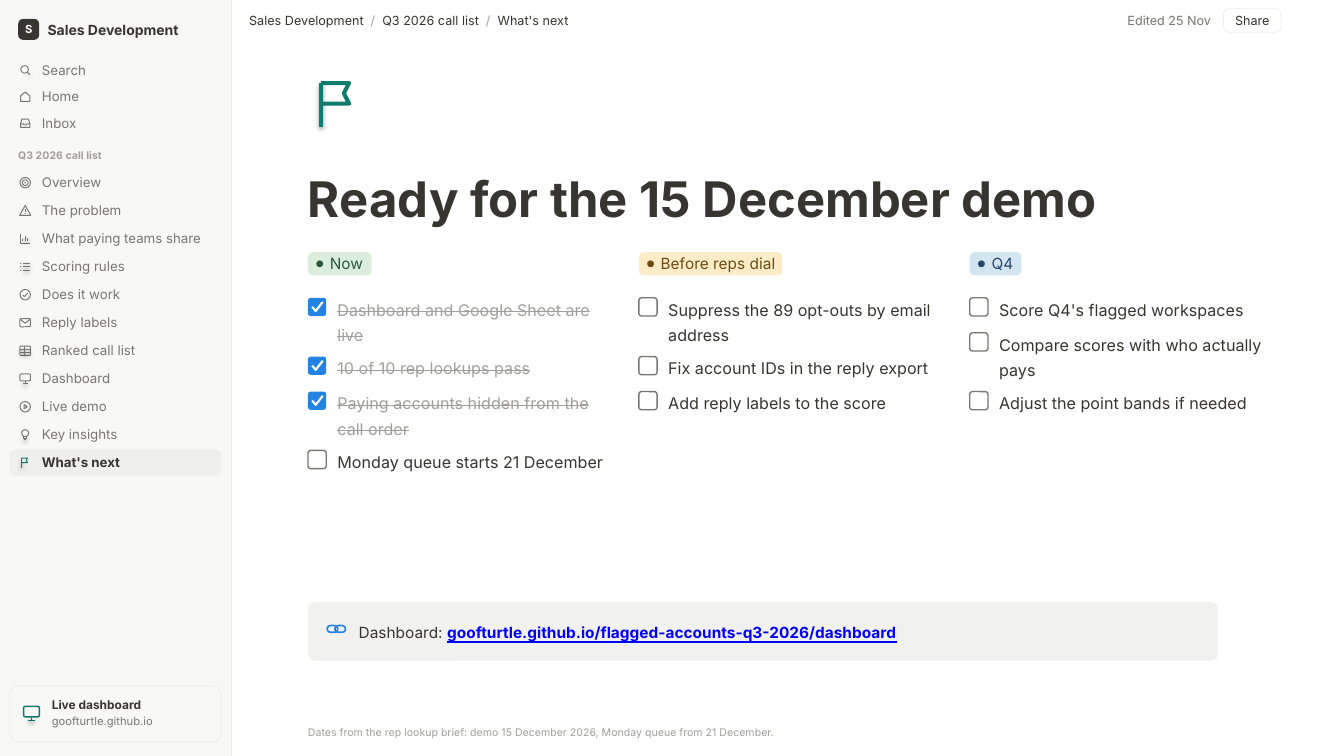
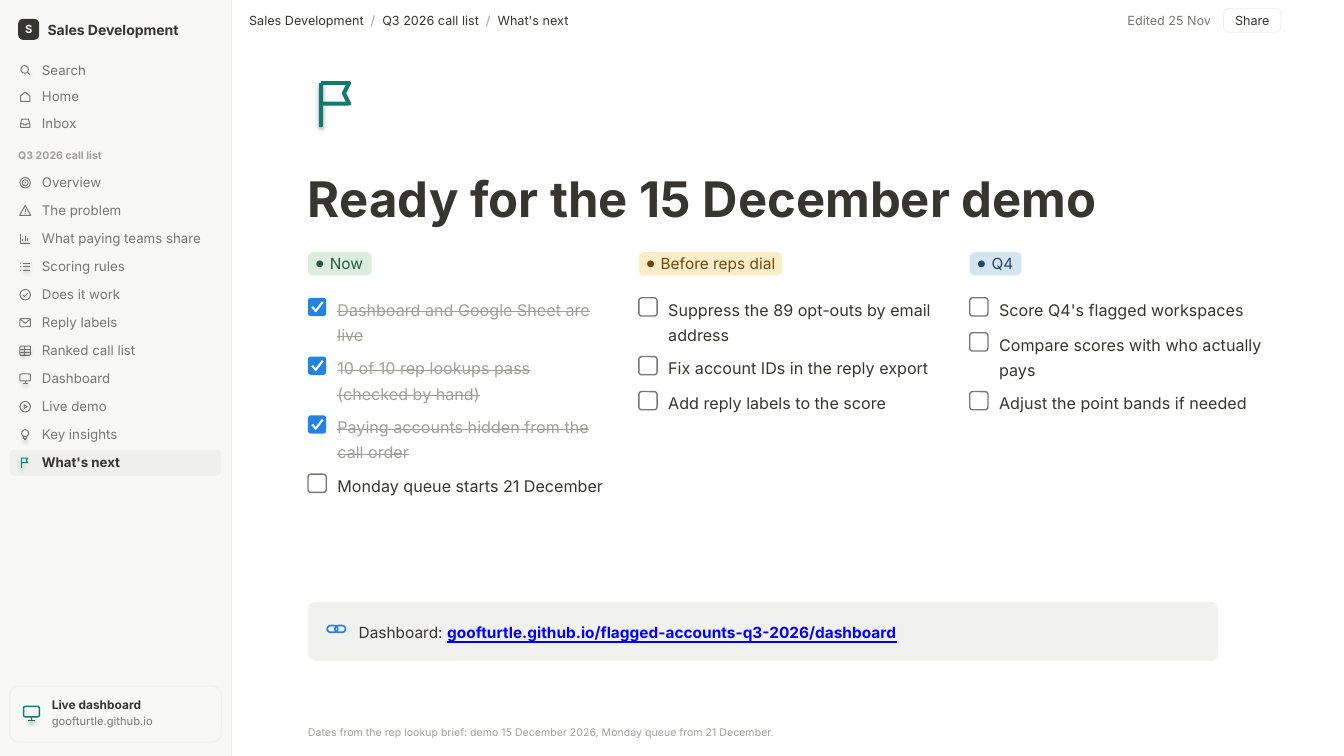
Before and after one commit to Goofturtle/flagged-accounts-q3-2026, a slide deck: slide 12 of deck/Who to Call First - Q3 2026 call list.pptx. Drawn at 1344x756 pixels with LibreOffice and Linux fonts; fonts in the diff are those of the drawing. Boxes give left, top, right and bottom in pixels: in the first picture for what was removed or moved away, otherwise in the second. Text is boxed around its words. In the diff, an @@ line names an element or a change of style, - is before the commit and + after.

```diff
--- a/deck/Who to Call First - Q3 2026 call list.pptx
+++ b/deck/Who to Call First - Q3 2026 call list.pptx
@@ text at <box>337,362,530,403</box>: text changed @@
-10 of 10 rep lookups pass
+10 of 10 rep lookups pass (checked by hand)
@@ 2 texts, 2 rounded rectangles, 1 freeform shape: place and size @@
-2 texts, 2 rounded rectangles, 1 freeform shape at <box>309,391,603,472</box>
+2 texts, 2 rounded rectangles, 1 freeform shape at <box>309,415,603,496</box>
```
Also in this commit, not shown: 1 other slide changed, 1 other file.
